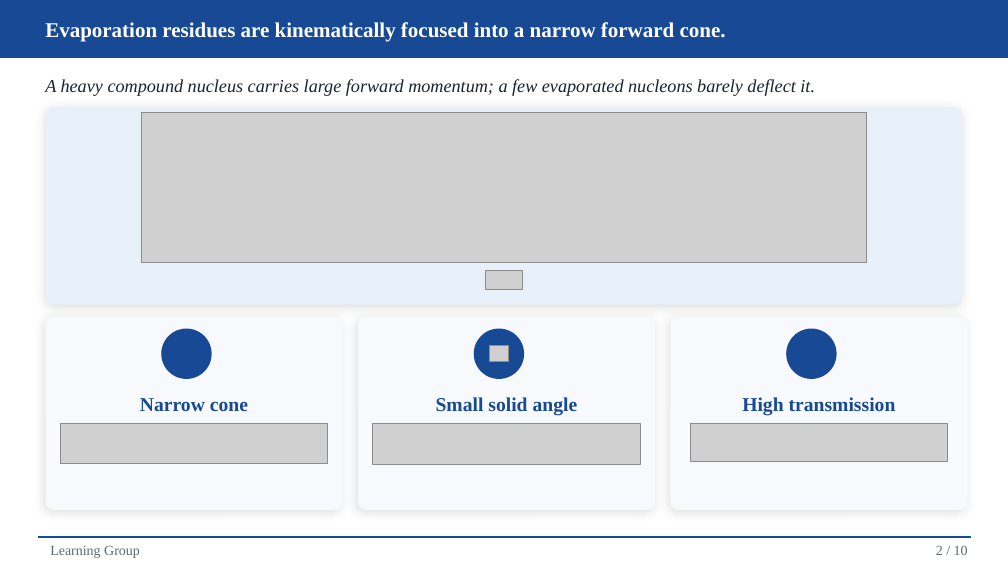
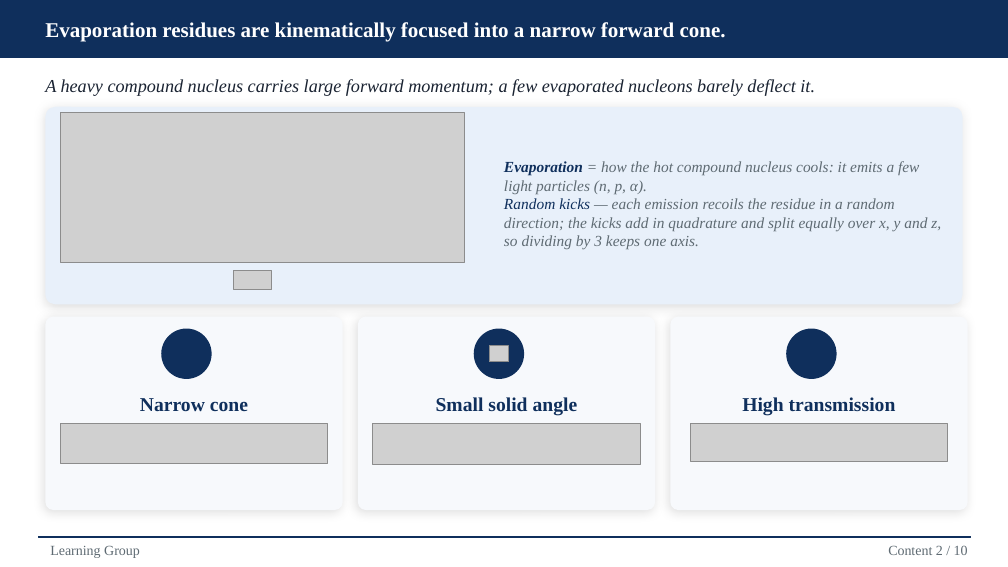
Before and after one commit to Edfghdrtxxx/OrbitOS, a slide deck: slide 6 of 70_Presentations/717_Learning Group-20260916/Velocity Filters Human.pptx (slide 5 before the commit). Drawn at 1008x567 pixels with LibreOffice and Linux fonts; fonts in the diff are those of the drawing; grey boxes stand for pictures; background and template pictures are left out. Boxes give left, top, right and bottom in pixels: in the first picture for what was removed or moved away, otherwise in the second. Text is boxed around its words. In the diff, an @@ line names an element or a change of style, - is before the commit and + after.

```diff
--- a/70_Presentations/717_Learning Group-20260916/Velocity Filters Human.pptx
+++ b/70_Presentations/717_Learning Group-20260916/Velocity Filters Human.pptx
@@ rectangle at [0,0,1008,57]: fill #174994 to #0F2F5C; outline #174994 1 pt to #0F2F5C 1 pt @@
@@ picture: place and size @@
-picture at [141,113,866,262]
+picture at [60,113,465,262]
@@ text added at [504,161,941,249], 11 pt, text #5F6B73, italic @@
+Evaporation = how the hot compound nucleus cools: it emits a few light particles (n, p, α).
+Random kicks — each emission recoils the residue in a random direction; the kicks add in quadrature and split equally over x, y and z, so dividing by 3 keeps one axis.
@@ picture: place and size @@
-picture at [485,271,523,290]
+picture at [234,271,272,290]
@@ fill #174994 to #0F2F5C in 3 elements at [161,329,212,379], [474,329,524,379], [786,329,837,379] @@
@@ text colour #174994 to #0F2F5C in 3 elements at [140,398,248,412], [436,397,578,416], [742,397,896,416] @@
@@ rectangle at [38,536,971,537]: fill #174994 to #0F2F5C; outline #174994 1 pt to #0F2F5C 1 pt @@
@@ text at [888,546,968,555]: text changed @@
-2 / 10
+Content 2 / 10
```
Also in this commit, not shown: 15 other slides changed, 2 slides added, 2 slides removed, 46 other files.
